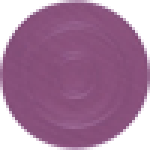
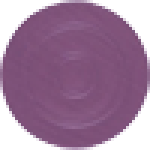
Layered file, before and after one edit (150px x 150px). Changes by layer:
painted on "Capa 1 copia" over (0, 0, 150, 150)
